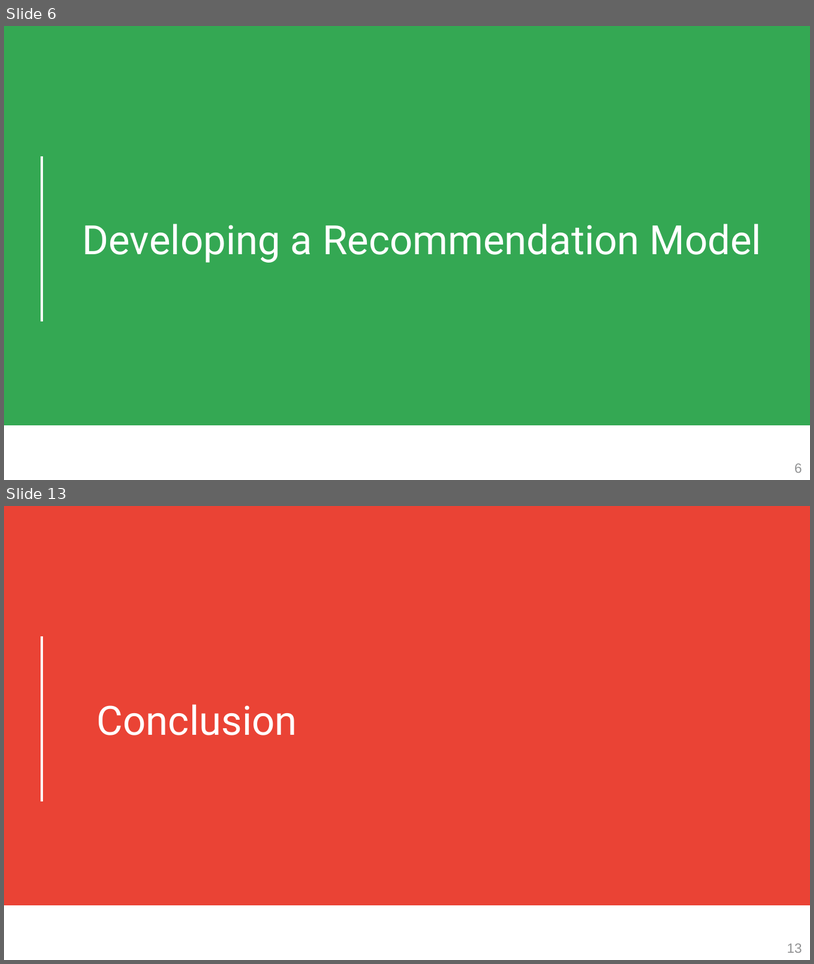
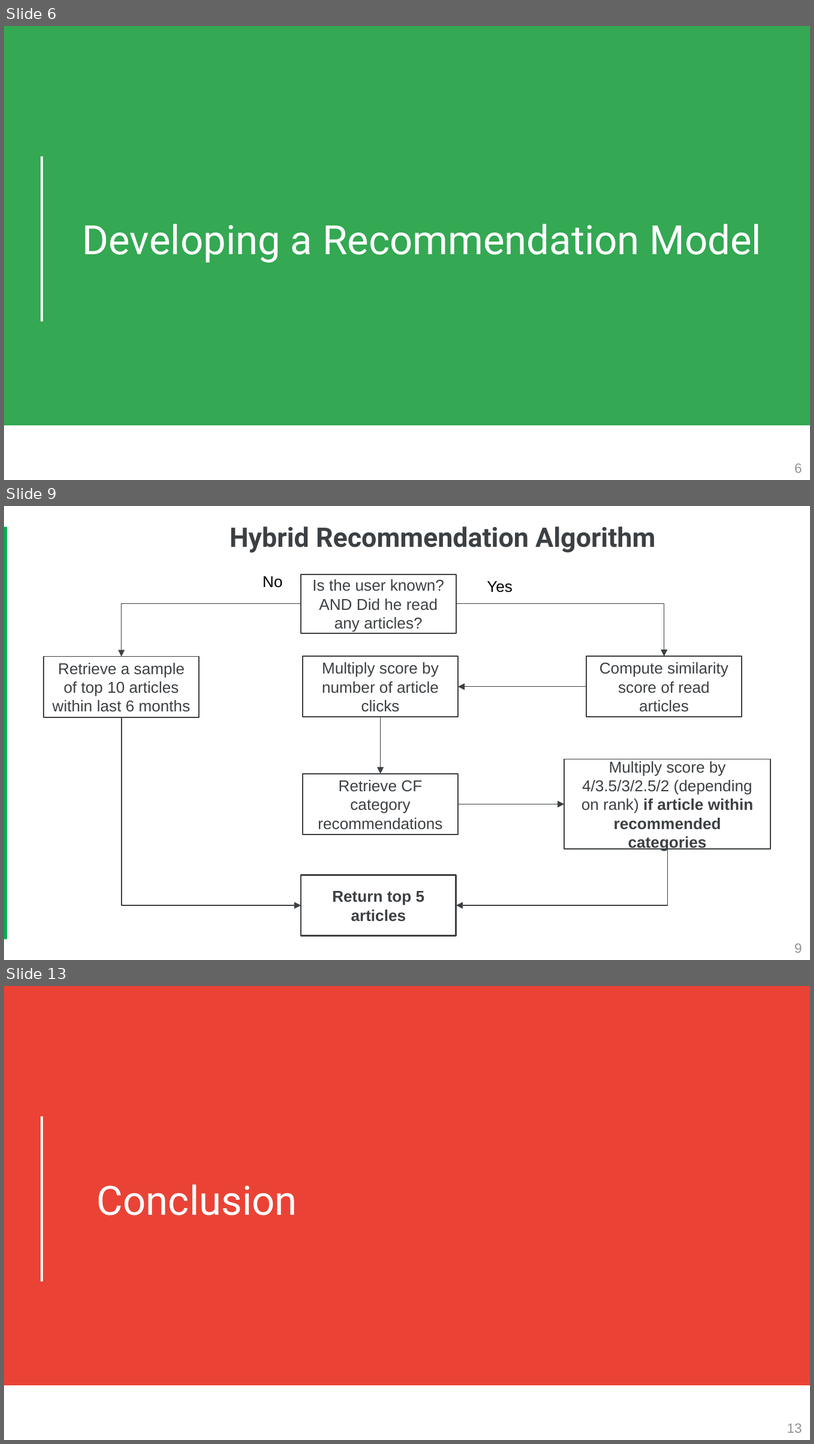
Before and after one commit to octave-ati/Designing-a-Recommendation-Model, a slide deck: P9_03_Presentation.pptx. Shown one above the other, each under a label of ours: slides 6 and 13 before the commit, slides 6, 9 and 13 after it; the slides between them are not shown. The pictures are 814x964 and 814x1444 pixels, drawn with LibreOffice and Linux fonts; fonts in the diff are those of the drawing. Boxes give left, top, right and bottom in pixels: in the first picture for what was removed or moved away, otherwise in the second. Text is boxed around its words. In the diff, an @@ line names an element or a change of style, - is before the commit and + after.

```diff
--- a/P9_03_Presentation.pptx
+++ b/P9_03_Presentation.pptx
@@ slide 9 added at box(4, 506, 810, 960), background #FFFFFF @@
@@ rectangle added at box(4, 527, 7, 939), fill #00B050 @@
@@ title added at box(230, 526, 656, 553), 24 pt, text #3C4043, bold @@
+Hybrid Recommendation Algorithm
@@ text added at box(263, 576, 282, 588), 14 pt, text #000000 @@
+No
@@ rectangle added at box(301, 574, 456, 633), fill #FFFFFF, outline #3C4043 1 pt, 14 pt, text #3C4043 @@
+Is the user known?
+AND Did he read any articles?
@@ text added at box(487, 581, 513, 592), 14 pt, text #000000 @@
+Yes
@@ elbow arrow added from (301, 604) to (122, 656), #3C4043 0.75 pt @@
@@ elbow arrow added from (456, 604) to (665, 656), #3C4043 0.75 pt @@
@@ rectangle added at box(44, 656, 199, 717), fill #FFFFFF, outline #3C4043 1 pt, 14 pt, text #3C4043 @@
+Retrieve a sample of top 10 articles within last 6 months
@@ rectangle added at box(303, 656, 459, 717), fill #FFFFFF, outline #3C4043 1 pt, 14 pt, text #3C4043 @@
+Multiply score by number of article clicks
@@ rectangle added at box(587, 656, 743, 717), fill #FFFFFF, outline #3C4043 1 pt, 14 pt, text #3C4043 @@
+Compute similarity score of read articles
@@ arrow added from (587, 687) to (458, 687), #3C4043 0.75 pt @@
@@ elbow arrow added from (122, 717) to (301, 905), #3C4043 0.75 pt @@
@@ arrow added from (381, 717) to (381, 774), #3C4043 0.75 pt @@
@@ rectangle added at box(303, 774, 459, 834), fill #FFFFFF, outline #3C4043 1 pt, 14 pt, text #3C4043 @@
+Retrieve CF category recommendations
@@ rectangle added at box(564, 759, 771, 849), fill #FFFFFF, outline #3C4043 1 pt, 14 pt, text #3C4043 @@
+Multiply score by 4/3.5/3/2.5/2 (depending on rank) if article within recommended categories
@@ arrow added from (458, 804) to (564, 804), #3C4043 0.75 pt @@
@@ elbow arrow added from (668, 849) to (456, 905), #3C4043 0.75 pt @@
@@ rectangle added at box(301, 874, 456, 935), fill #FFFFFF, outline #3C4043 1.5 pt, 14 pt, text #3C4043, bold @@
+Return top 5 articles
@@ page number added at box(795, 943, 802, 952), 12 pt, text #929394 @@
+9
```
Also in this commit, not shown: 3 slides changed, 4 other slides added, 5 slides removed, 2 other files.
